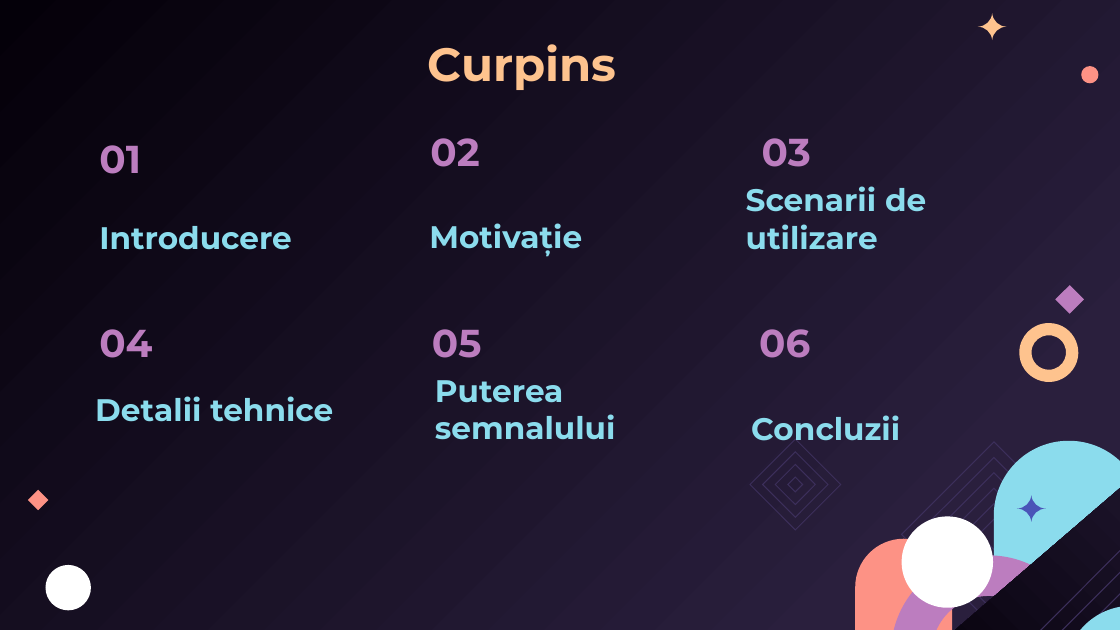
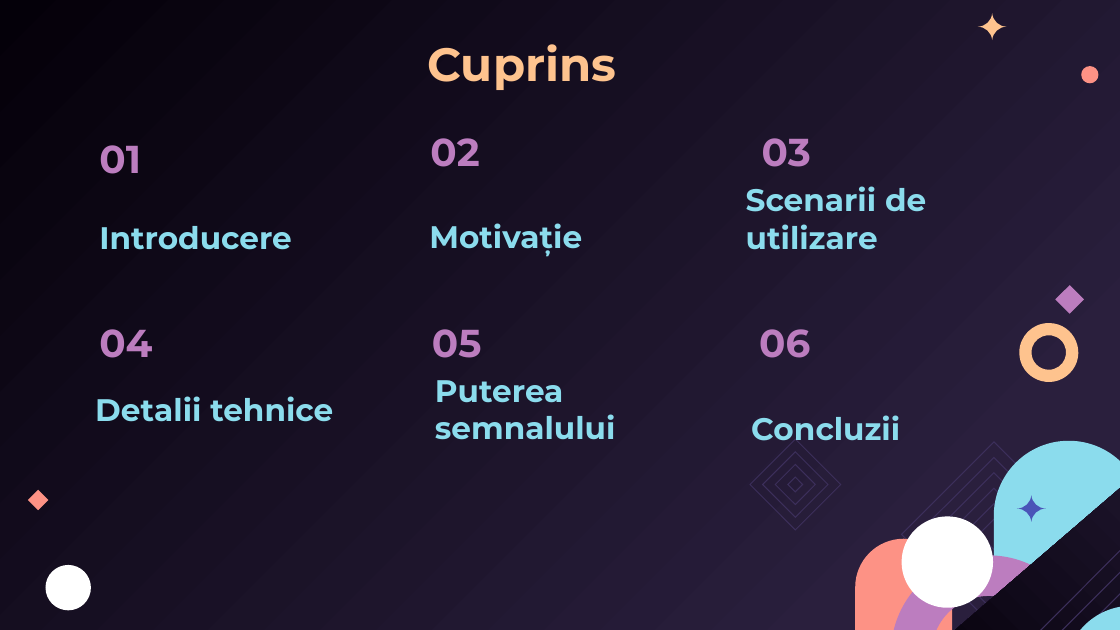
Before and after one commit to liviuq/Licenta, a slide deck: slide 2 of Prezentare_final.pptx. Drawn at 1120x630 pixels with LibreOffice and Linux fonts; fonts in the diff are those of the drawing. Boxes give left, top, right and bottom in pixels: in the first picture for what was removed or moved away, otherwise in the second. Text is boxed around its words. In the diff, an @@ line names an element or a change of style, - is before the commit and + after.

```diff
--- a/Prezentare_final.pptx
+++ b/Prezentare_final.pptx
@@ title at <box>427,44,616,90</box>: text changed @@
-Curpins
+Cuprins
```
Also in this commit, not shown: 3 other slides changed, 1 other file.
